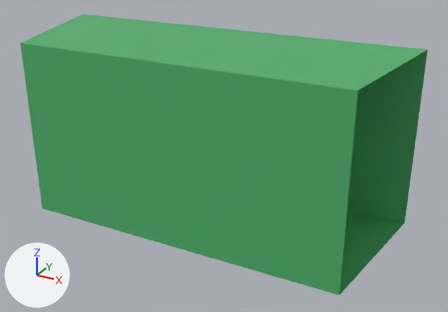
Renders of the FBX model RMIT_CPS/Assets/3D_Assets/Museum/Museum_Path_1.fbx from each side of a commit.
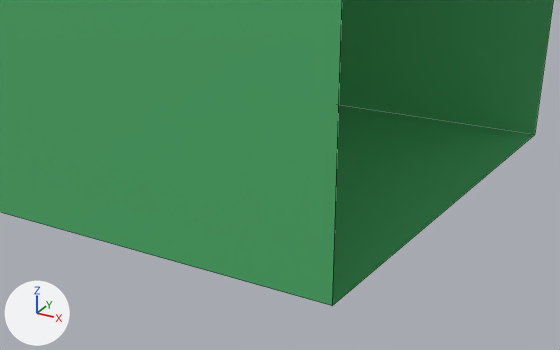
Each version is shown whole from a 50 mm lens placed at (31.74, -7.36, 21.52), pointed at (24.37, 6.04, 14.82), then close up from a 50 mm lens placed at (30.28, -0.07, 15.97), pointed at (26.76, 6.33, 12.77). The axes (+X, +Y, +Z) are drawn at lower left. The lights are the same throughout. The close-ups show mesh edges as thin lines. Where no turn or scale is listed for an object, it has been applied to the vertices.

The older version as bpy lines, for what is in view:
```python
me_pathway_1_mesh = bpy.data.meshes.new('Pathway_1_Mesh')
me_pathway_1_mesh.from_pydata([(4.59, -1.91, 2.43), (4.59, -1.91, -2.34), (5.07, 2.03, 2.43), (5.07, 2.03, -2.34), (-5.4, 1.81, 2.35), (-5.4, 1.81, -2.44), (-4.26, -1.94, 2.35), (-4.26, -1.94, -2.44)], [], [(6, 4, 2, 0), (7, 6, 0, 1), (5, 7, 1, 3), (4, 5, 3, 2)])
me_pathway_1_mesh.materials.append(mat_mat_museum_wall)  # green #4eb16c
ob_pathway_1 = bpy.data.objects.new('Pathway_1', me_pathway_1_mesh)
ob_pathway_1.location = (23.878, 5.839, 15.441)
```
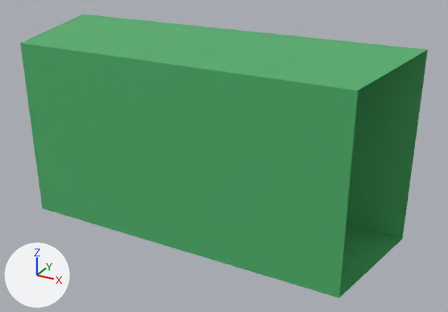
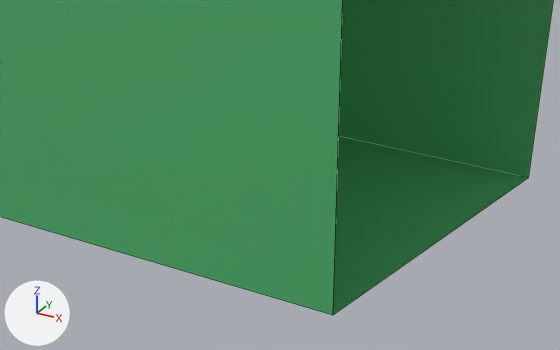
What the commit changed:
me_pathway_1_mesh has 8 vertices, 4 faces and spans x -5.4..5.07, y -1.94..2.03, z -2.44..2.43.
me_pathway_1_mesh is used by ob_pathway_1; location (23.878, 5.839, 15.441).
Part 1, on me_pathway_1_mesh:
Vertex 1 of me_pathway_1_mesh moves from (4.59, -1.91, -2.34) at pixel (332, 305) to (4.59, -1.89, -2.42) at pixel (332, 315).
Vertex 3 of me_pathway_1_mesh moves from (5.07, 2.03, -2.34) at pixel (534, 134) to (5.07, 2.03, -2.83) at pixel (528, 177).

Where the change shows, as pixel boxes [x1, y1, x2, y2] in the close-ups (560 x 350 px):
'Pathway_1', reshaped: before [0, 0, 553, 306]; after [0, 0, 553, 315]
